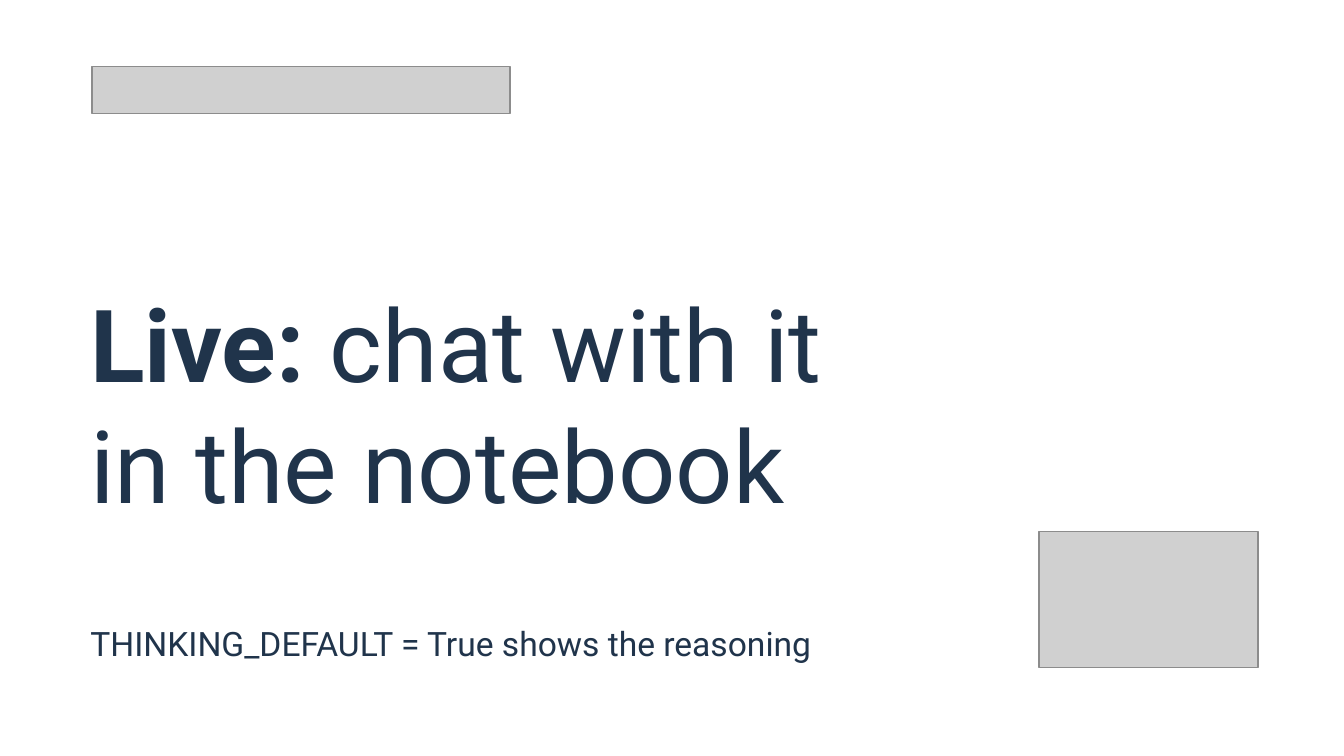
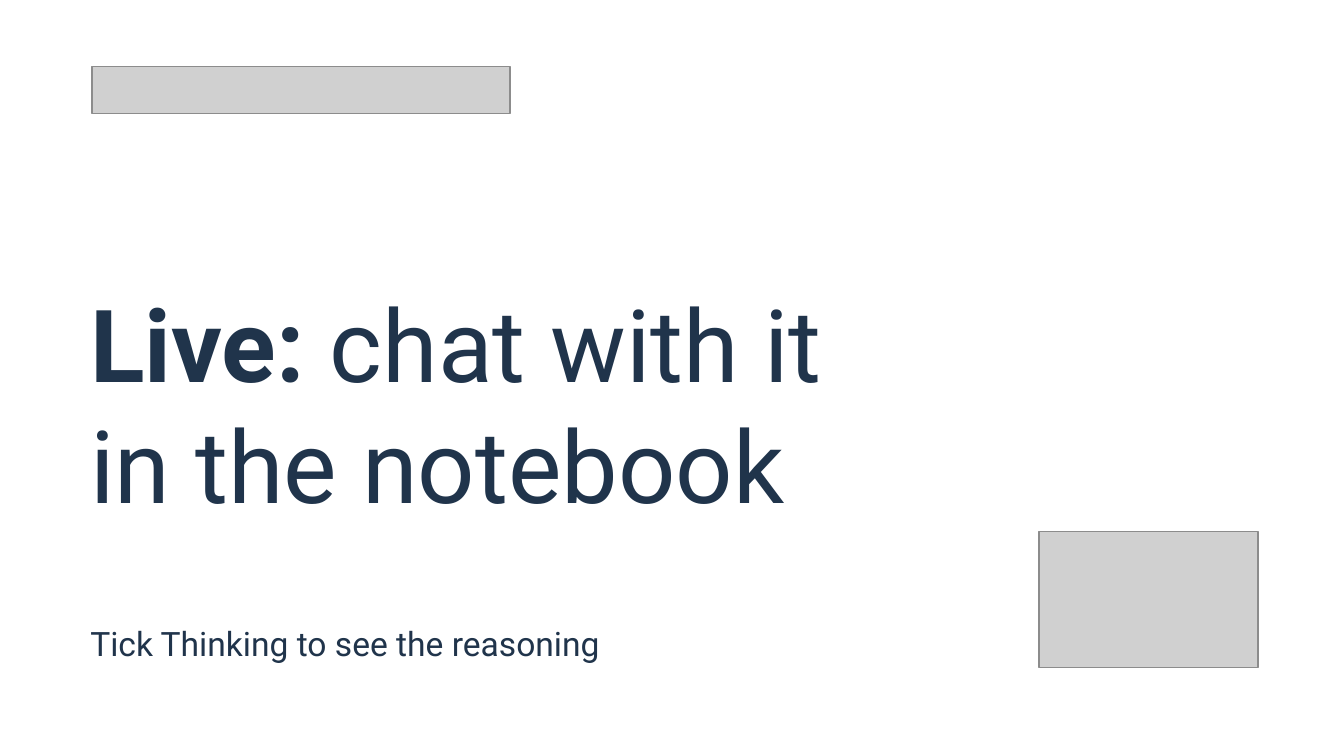
Before and after one commit to xbill9/colab, a slide deck: slide 8 of docs/deck/gemma4-colab-tpu-gde.pptx. Drawn at 1344x756 pixels with LibreOffice and Linux fonts; fonts in the diff are those of the drawing; grey boxes stand for pictures. Boxes give left, top, right and bottom in pixels: in the first picture for what was removed or moved away, otherwise in the second. Text is boxed around its words. In the diff, an @@ line names an element or a change of style, - is before the commit and + after.

```diff
--- a/docs/deck/gemma4-colab-tpu-gde.pptx
+++ b/docs/deck/gemma4-colab-tpu-gde.pptx
@@ text at (90,630,600,663): text changed @@
-THINKING_DEFAULT = True shows the reasoning
+Tick Thinking to see the reasoning
```
Also in this commit, not shown: 10 other slides changed, 1 slide added, 1 other file.
